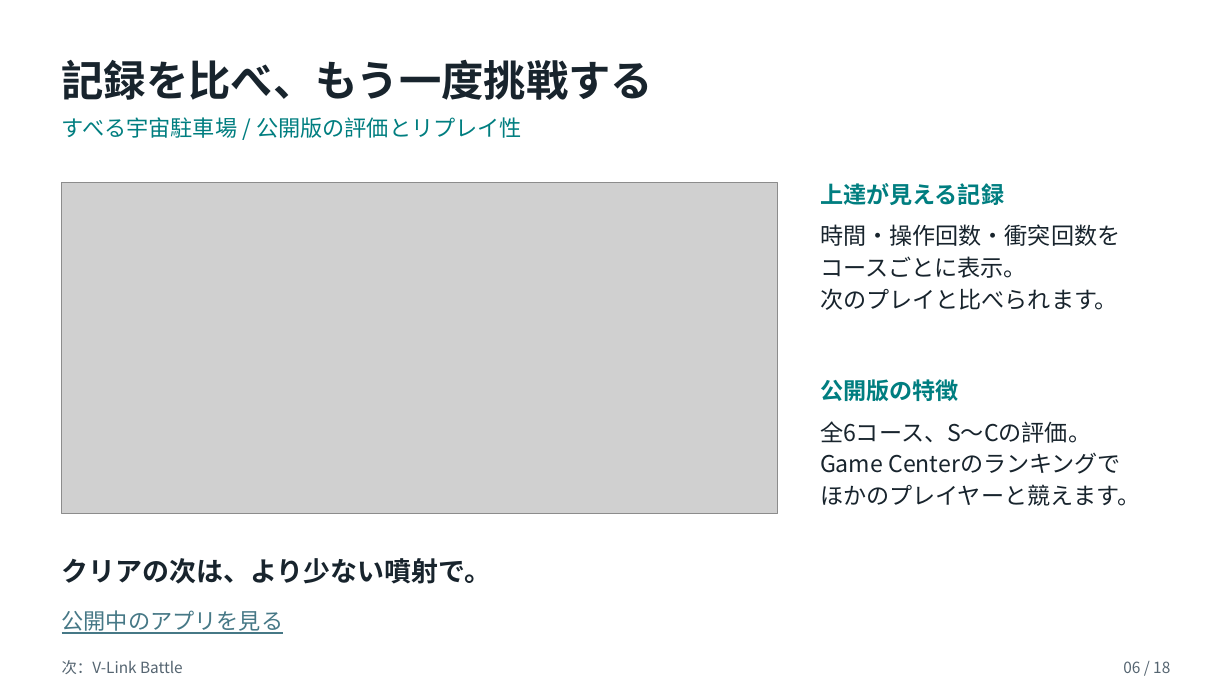
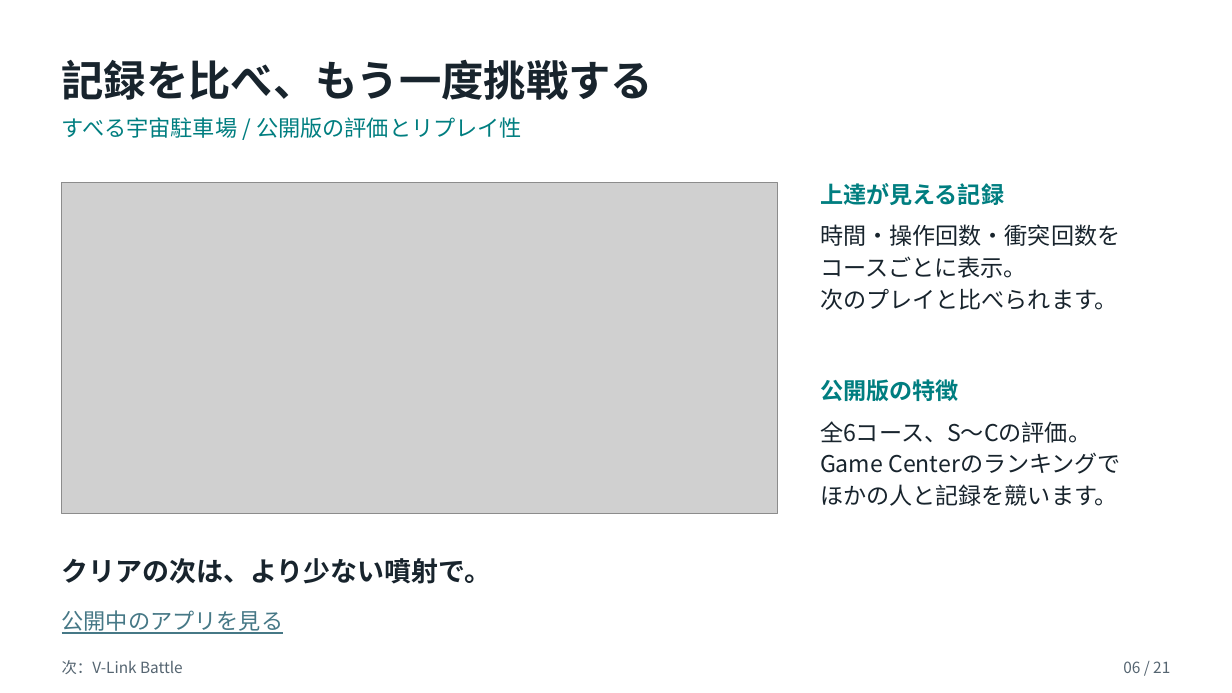
Before and after one commit to kuon-haruto/portfolio, a slide deck: slide 6 of documents/portfolio/島本善太_ポートフォリオ.pptx. Drawn at 1232x693 pixels with LibreOffice and Linux fonts; fonts in the diff are those of the drawing; grey boxes stand for pictures. Boxes give left, top, right and bottom in pixels: in the first picture for what was removed or moved away, otherwise in the second. Text is boxed around its words. In the diff, an @@ line names an element or a change of style, - is before the commit and + after.

```diff
--- a/documents/portfolio/島本善太_ポートフォリオ.pptx
+++ b/documents/portfolio/島本善太_ポートフォリオ.pptx
@@ text at box(820, 484, 1118, 506): text changed @@
-ほかのプレイヤーと競えます。
+ほかの人と記録を競います。
@@ text at box(1123, 661, 1170, 673): text changed @@
-06 / 18
+06 / 21
```
Also in this commit, not shown: 17 other slides changed, 3 slides added, 3 other files.
